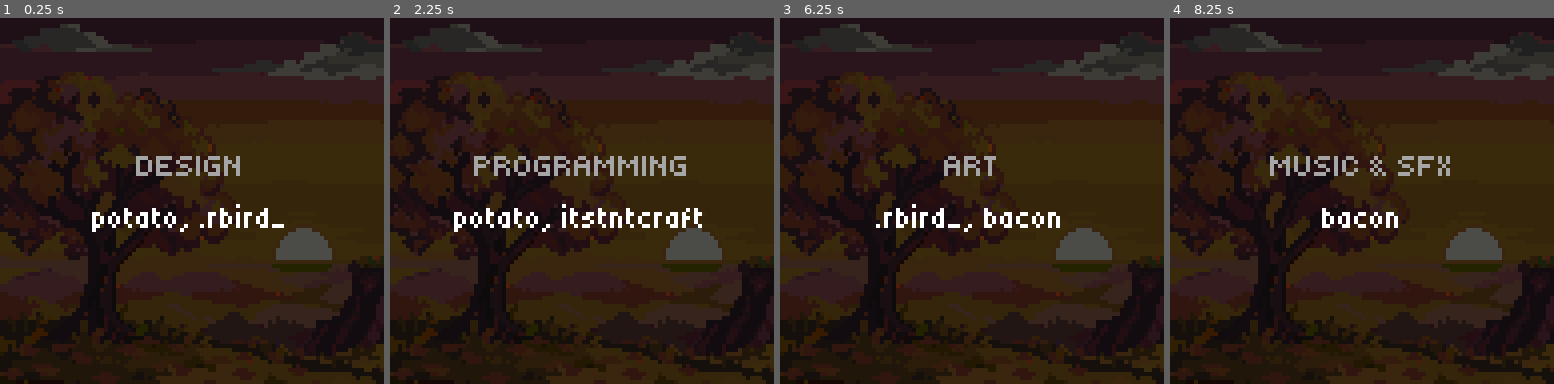
Above: before the commit, frames 1-4 (left to right).
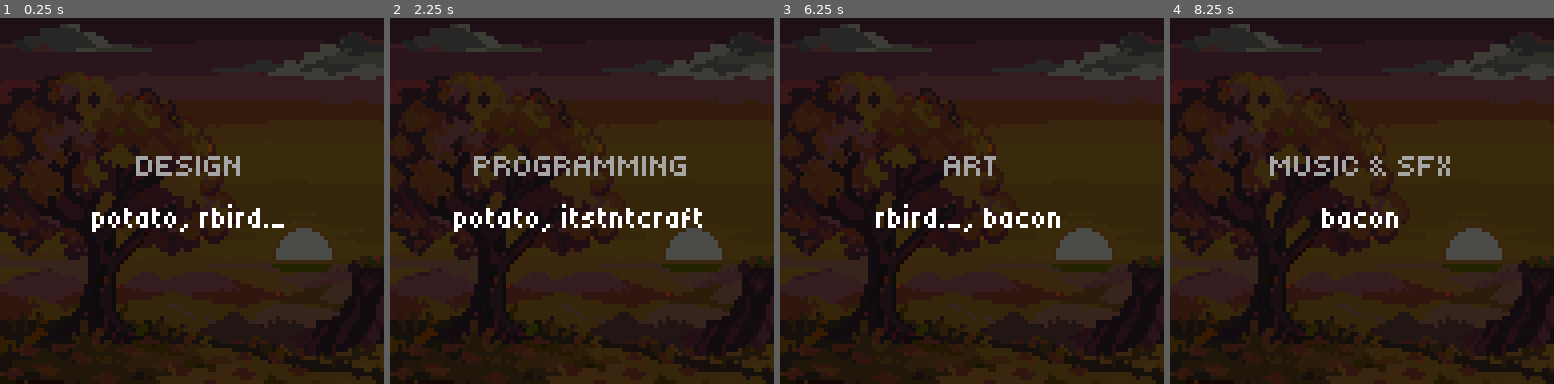
Above: after the commit, the same moments.

Repository: Someone68/cozyfall
Game: Godot game, scene res://scenes/credits_screen.tscn
Two runs of this game, one before a commit and one after it. Both use one fixed random seed, a clock stepped at 60 frames per second and the inputs below. This scene is started directly instead of the project's main scene.
Inputs:
- Up to frame 1 (0.25 s): no input
- Up to frame 2 (2.25 s): tap Enter (ui_accept) at 0.5, 0.77, 1.25, 1.52, 2 s; hold Right (ui_right) 0.53-1.28 s; hold Z (tunnel) 0.53-1.28 s; hold Down (ui_down) 1.28-2.03 s; tap Z (tunnel) at 1.35 s; hold Right (ui_right) from 2.03 s (still down); hold Z (tunnel) from 2.03 s (still down)
- Up to frame 3 (6.25 s): tap Enter (ui_accept) at 2.75, 3.02, 3.5, 3.77, 4.52, 5, 6.02 s; release Right (ui_right) at 2.78 s; release Z (tunnel) at 2.78 s; hold Up (ui_up) 2.78-3.53 s; tap Z (tunnel) at 2.85, 4.35, 5.85 s; hold Z (tunnel) 3.53-4.28 s; hold Left (ui_left) 3.53-5.03 s; hold Down (ui_down) 5.03-5.78 s; hold Z (tunnel) 5.03-5.78 s; hold Right (ui_right) from 5.78 s (still down)
- Up to frame 4 (8.25 s): release Right (ui_right) at 6.53 s; hold Up (ui_up) 6.53-7.28 s; hold Z (tunnel) 6.53-7.28 s; tap Enter (ui_accept) at 6.77, 7.52 s; hold Right (ui_right) 7.28-8.03 s; tap Z (tunnel) at 7.35 s; hold Down (ui_down) from 8.03 s (still down); hold Z (tunnel) from 8.03 s (still down)

The runs differ from the first frame. In frame 1, 0.5% of the frame differs, in the area x 52-70%, y 50-58%; in frame 2, nothing differs; in frame 3, 0.5%; in frame 4, nothing differs.

Commit message:
music and credits fixes

Diff:
--- a/project.godot
+++ b/project.godot
@@ -14,6 +14,10 @@
 run/main_scene="uid://c0q6qq7236nwx"
 config/features=PackedStringArray("4.7", "Forward Plus")
 config/icon="res://icon.svg"
+
+[audio]
+
+driver/output_latency.web=100
 
 [autoload]
 
--- a/scenes/music.tscn
+++ b/scenes/music.tscn
@@ -1,9 +1,9 @@
 [gd_scene format=3 uid="uid://bh2my5m0852s1"]
 
-[ext_resource type="AudioStream" uid="uid://bxly7gqu1b500" path="res://sounds/cozy_fall_type_beat.wav" id="1_05ggv"]
+[ext_resource type="AudioStream" uid="uid://dpnbdtvlun3tk" path="res://sounds/cozy_fall_type_beat.ogg" id="1_ibx2e"]
 [ext_resource type="Script" uid="uid://ftnlgr2opf6l" path="res://scripts/music.gd" id="2_05ggv"]
 
 [node name="Music" type="AudioStreamPlayer" unique_id=1231220946]
-stream = ExtResource("1_05ggv")
+stream = ExtResource("1_ibx2e")
 volume_db = -15.0
 script = ExtResource("2_05ggv")
--- a/scripts/credits_screen.gd
+++ b/scripts/credits_screen.gd
@@ -1,7 +1,7 @@
 extends Control
 
 const titles := ["DESIGN", "PROGRAMMING", "UI/LEVEL DESIGN", "ART", "MUSIC & SFX", "THANK YOU"]
-const names := ["potato, .rbird_", "potato, itstntcraft", "itstntcraft", ".rbird_, bacon", "bacon", "for playing <3"]
+const names := ["potato, rbird._", "potato, itstntcraft", "itstntcraft", "rbird._, bacon", "bacon", "for playing <3"]
 var i = 0
 
 func _ready() -> void:
--- a/scripts/music.gd
+++ b/scripts/music.gd
@@ -13,10 +13,15 @@
 func _process(_delta: float) -> void:
 	var scene := get_tree().current_scene
 	if scene == null: return
-	if get_tree().paused or scene.scene_file_path == MENU_SCENE or scene.scene_file_path == CREDITS_SCREEN or scene.scene_file_path == OPTIONS_MENU or not Settings.music:
-		stream_paused = true
+	var should_pause := get_tree().paused \
+		or scene.scene_file_path in [MENU_SCENE, CREDITS_SCREEN, OPTIONS_MENU] \
+		or not Settings.music
+	if should_pause:
+		if not stream_paused:
+			stream_paused = true
 		return
 	if not started:
 		play()
 		started = true
-	stream_paused = false
+	if stream_paused:
+		stream_paused = false
Not shown, added: sounds/cozy_fall_type_beat.ogg.import
Not shown, added: sounds/cozy_fall_type_beat.ogg
